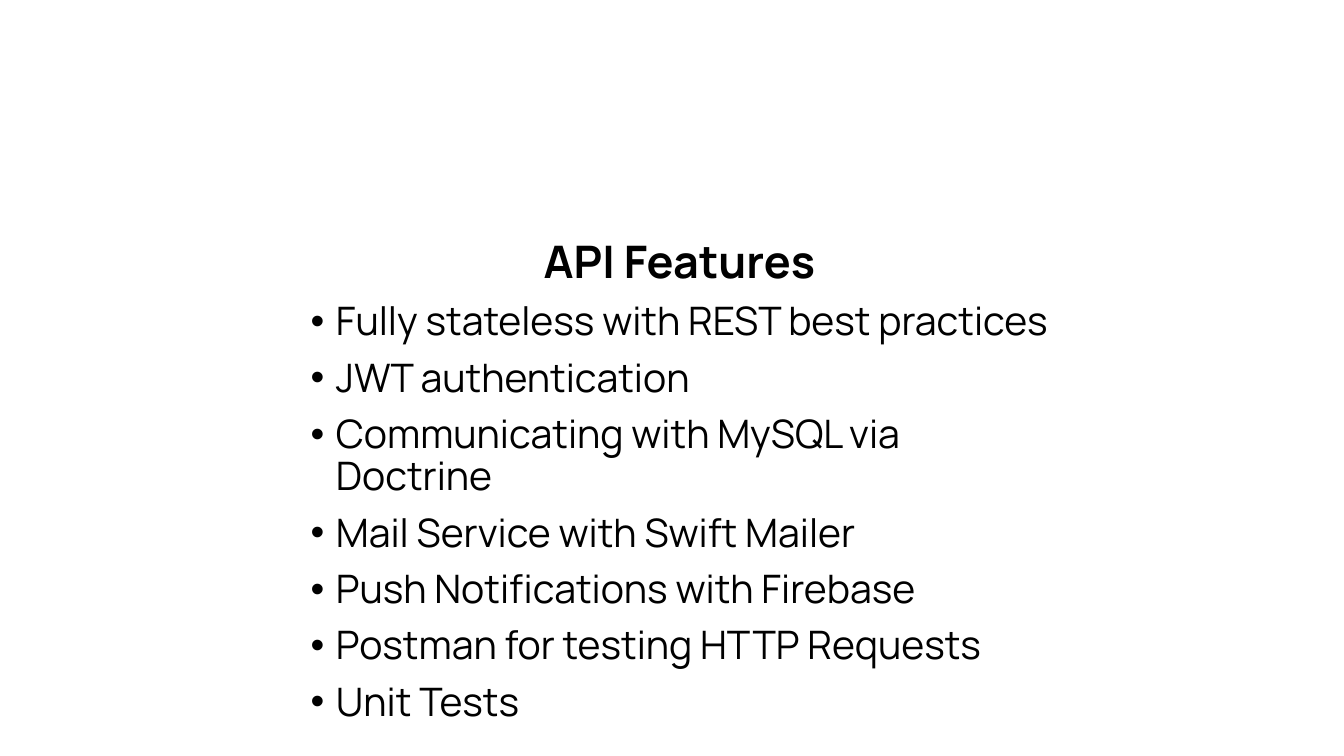
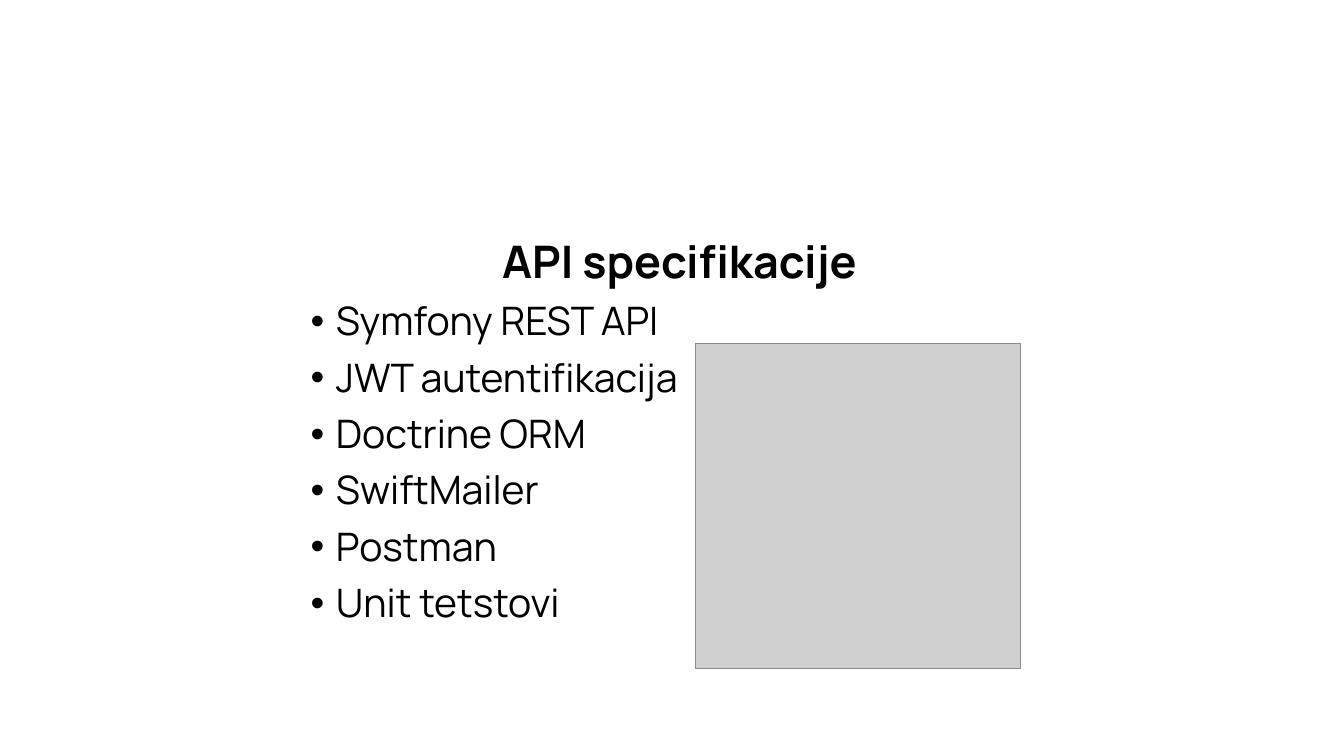
Before and after one commit to LukaPatarcic/social-media, a slide deck: slide 6 of Documentation/Presentation.pptx (slide 4 before the commit). Drawn at 1344x756 pixels with LibreOffice and Linux fonts; fonts in the diff are those of the drawing; grey boxes stand for pictures; background and template pictures are left out. Boxes give left, top, right and bottom in pixels: in the first picture for what was removed or moved away, otherwise in the second. Text is boxed around its words. In the diff, an @@ line names an element or a change of style, - is before the commit and + after.

Commit message:
Presentation

```diff
--- a/Documentation/Presentation.pptx
+++ b/Documentation/Presentation.pptx
@@ text at box(336, 245, 856, 618): text changed @@
-API Features
-• Fully stateless with REST best practices
-• JWT authentication
-• Communicating with MySQL via Doctrine
-• Mail Service with Swift Mailer
-• Push Notifications with Firebase
-• Postman for testing HTTP Requests
-• Unit Tests
+API specifikacije
+• Symfony REST API
+• JWT autentifikacija
+• Doctrine ORM
+• SwiftMailer
+• Postman
+• Unit tetstovi
@@ picture added at box(696, 344, 1020, 668) @@
```
Also in this commit, not shown: 4 other slides changed, 4 slides added, 1 slide removed, 20 other files.
